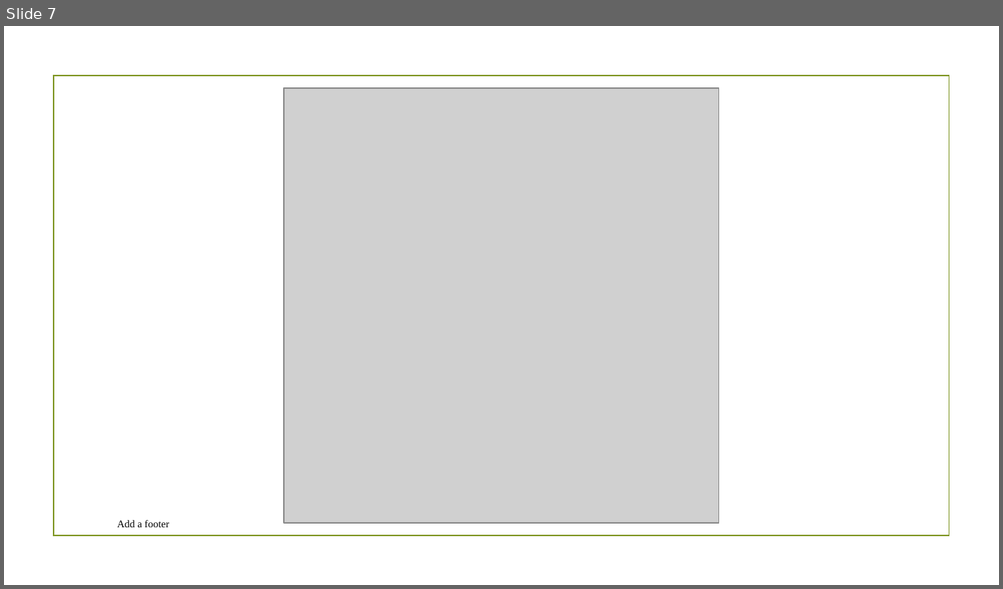
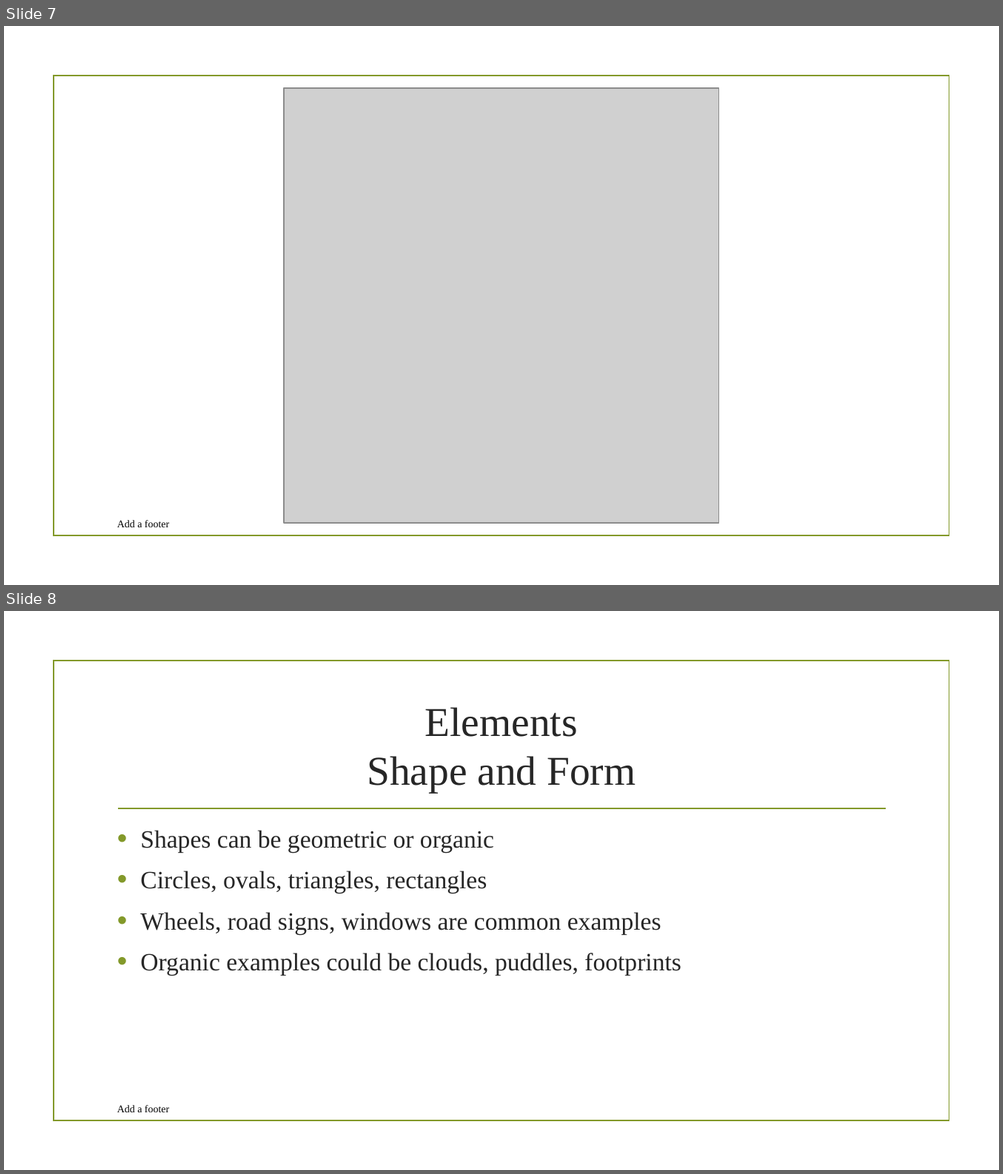
Before and after one commit to nickvertucci/Technology-Education-Curriculum, a slide deck: High School/Photography/Unit 4 - Composition and Principles of Design/Section 1 - Composiiton/Assets/Unit 4 - Section 1 - Composition.pptx. Shown one above the other, each under a label of ours: slide 7 before the commit, slides 7 and 8 after it. The pictures are 1003x589 and 1003x1174 pixels, drawn with LibreOffice and Linux fonts; fonts in the diff are those of the drawing; grey boxes stand for pictures; background and template pictures are left out. Boxes give left, top, right and bottom in pixels: in the first picture for what was removed or moved away, otherwise in the second. Text is boxed around its words. In the diff, an @@ line names an element or a change of style, - is before the commit and + after.

```diff
--- a/High School/Photography/Unit 4 - Composition and Principles of Design/Section 1 - Composiiton/Assets/Unit 4 - Section 1 - Composition.pptx
+++ b/High School/Photography/Unit 4 - Composition and Principles of Design/Section 1 - Composiiton/Assets/Unit 4 - Section 1 - Composition.pptx
@@ slide 8 added at (4, 611, 999, 1170), background picture (left out); not listed: 1 template element that a slide beside it also shows @@
@@ title added at (367, 707, 635, 792), 39.6 pt, text #262626 @@
+Elements
+Shape and Form
@@ line added from (118, 809) to (885, 809), #83992A 1.25 pt @@
@@ text added at (140, 830, 681, 976), 24 pt, text #262626 @@
+• Shapes can be geometric or organic
+• Circles, ovals, triangles, rectangles
+• Wheels, road signs, windows are common examples
+• Organic examples could be clouds, puddles, footprints
@@ text added at (117, 1105, 169, 1113), 10 pt, text #000000 @@
+Add a footer
```
Also in this commit, not shown: 1 slide changed.
